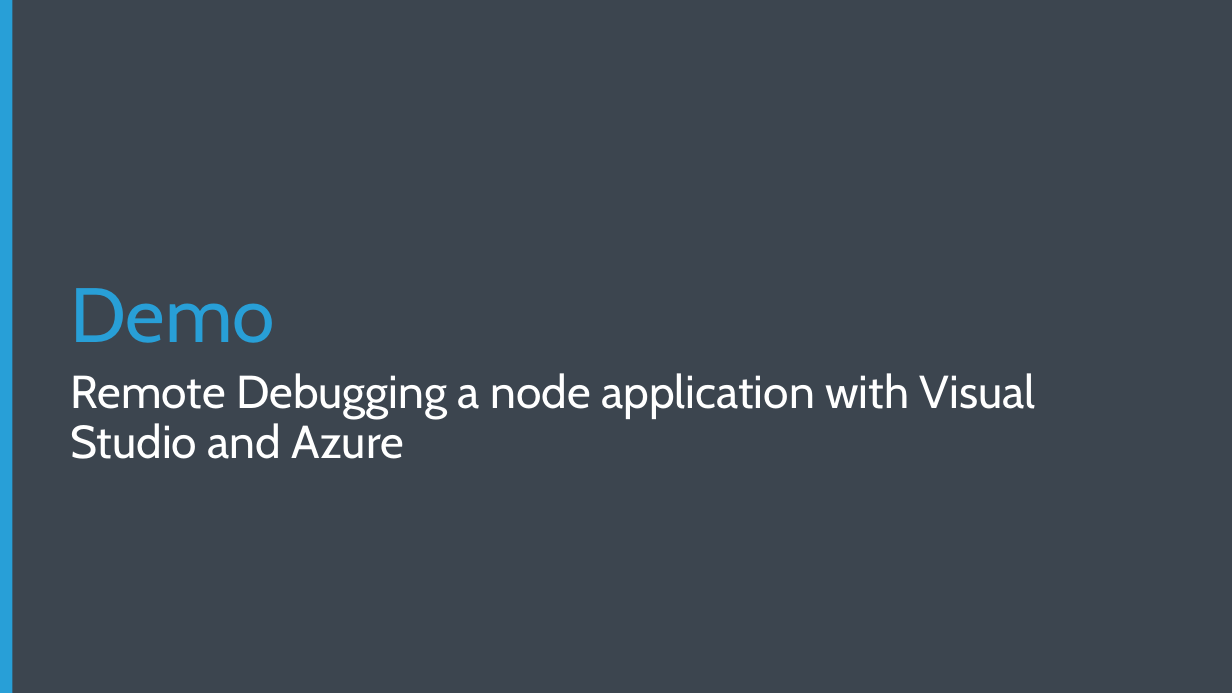
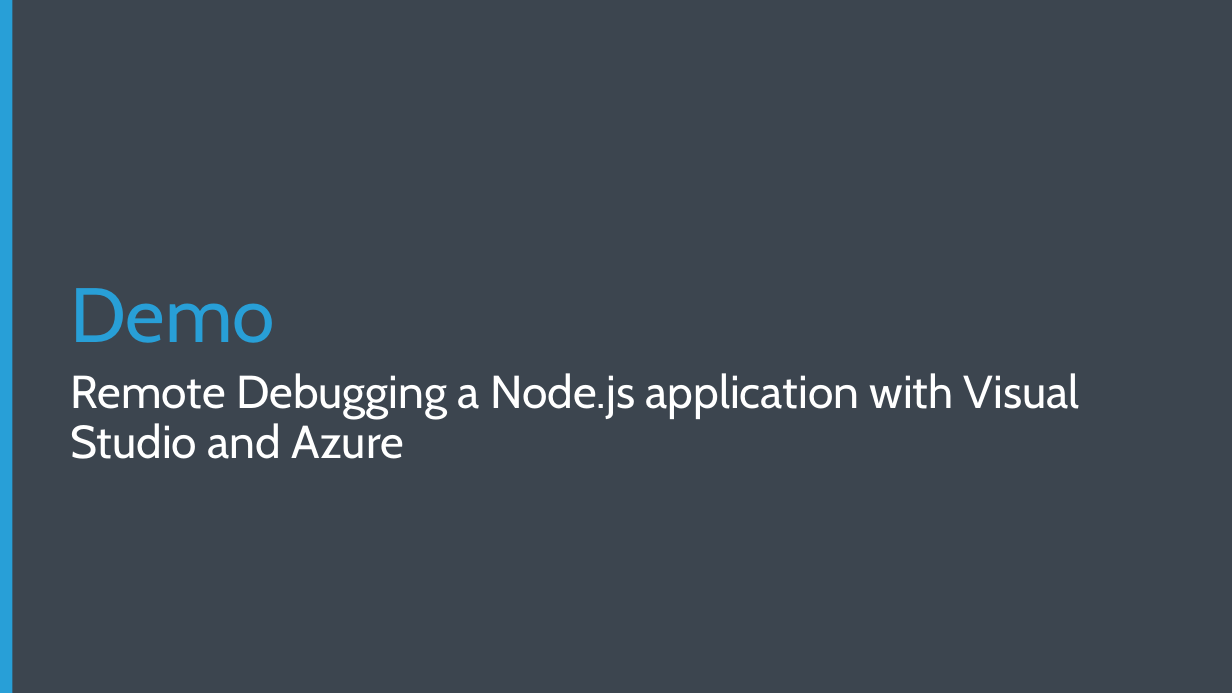
Before and after one commit to Microsoft-Web/NodeCamp, a slide deck: slide 11 of Presentation/AzureDeployAndDebug/AzureDeployAndDebug.pptx. Drawn at 1232x693 pixels with LibreOffice and Linux fonts; fonts in the diff are those of the drawing; background and template pictures are left out. Boxes give left, top, right and bottom in pixels: in the first picture for what was removed or moved away, otherwise in the second. Text is boxed around its words. In the diff, an @@ line names an element or a change of style, - is before the commit and + after.

```diff
--- a/Presentation/AzureDeployAndDebug/AzureDeployAndDebug.pptx
+++ b/Presentation/AzureDeployAndDebug/AzureDeployAndDebug.pptx
@@ subtitle at <box>70,373,1080,459</box>: text changed @@
-Remote Debugging a node application with Visual Studio and Azure
+Remote Debugging a Node.js application with Visual Studio and Azure
```
Also in this commit, not shown: 1 other slide changed.
